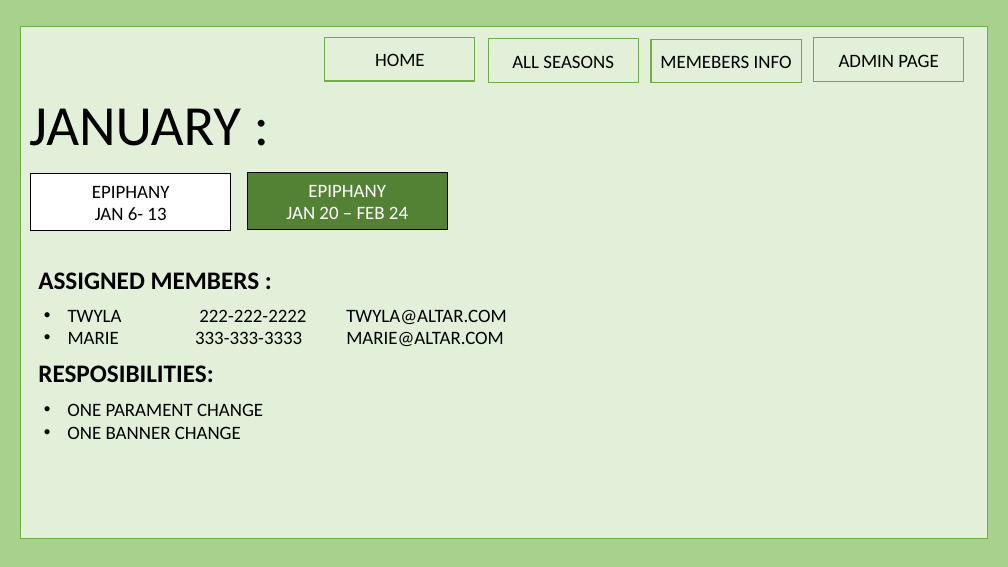
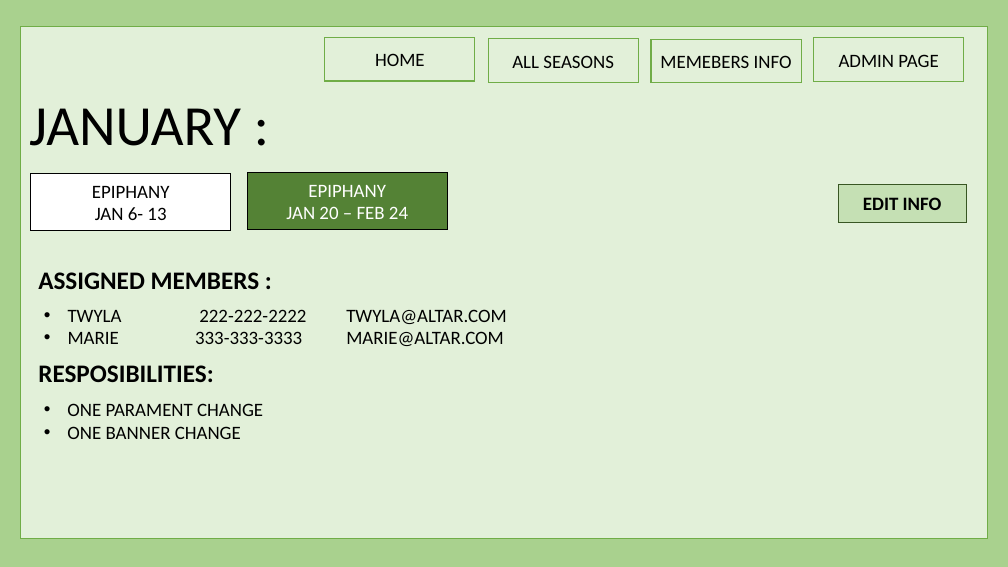
Before and after one commit to harishvavilala/Betterhappo, a slide deck: slide 8 of Powerpoints/BannerManagment.pptx. Drawn at 1008x567 pixels with LibreOffice and Linux fonts; fonts in the diff are those of the drawing. Boxes give left, top, right and bottom in pixels: in the first picture for what was removed or moved away, otherwise in the second. Text is boxed around its words. In the diff, an @@ line names an element or a change of style, - is before the commit and + after.

```diff
--- a/Powerpoints/BannerManagment.pptx
+++ b/Powerpoints/BannerManagment.pptx
@@ rectangle added at bbox=[839, 185, 966, 222], fill #C5E0B4, outline #385723 1 pt, 18 pt, text #000000, bold @@
+EDIT INFO
```
Also in this commit, not shown: 1 other slide changed.
